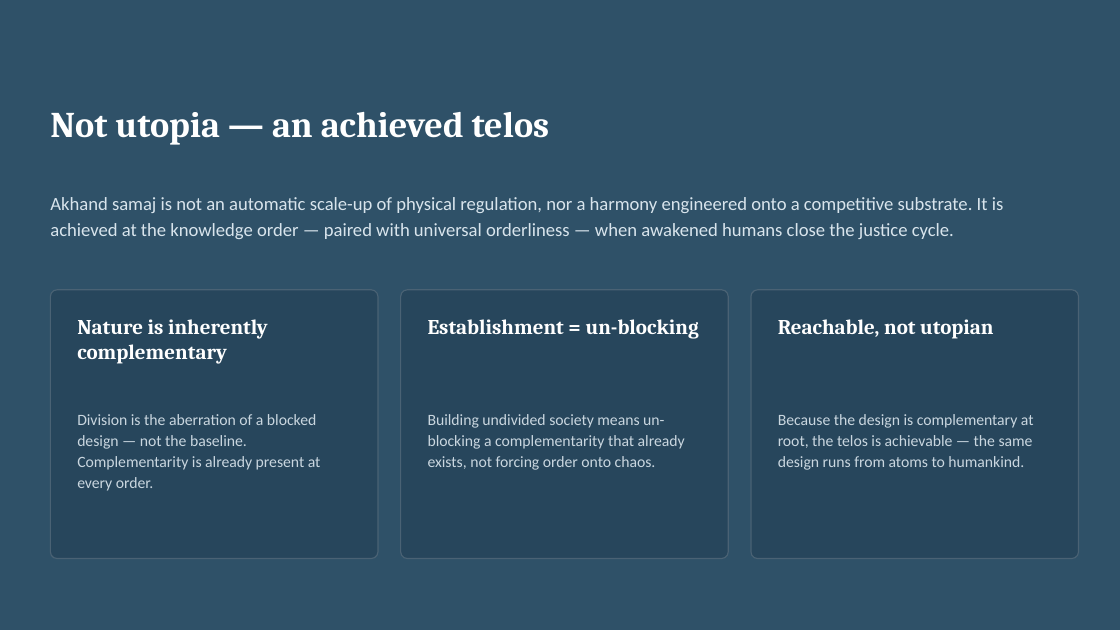
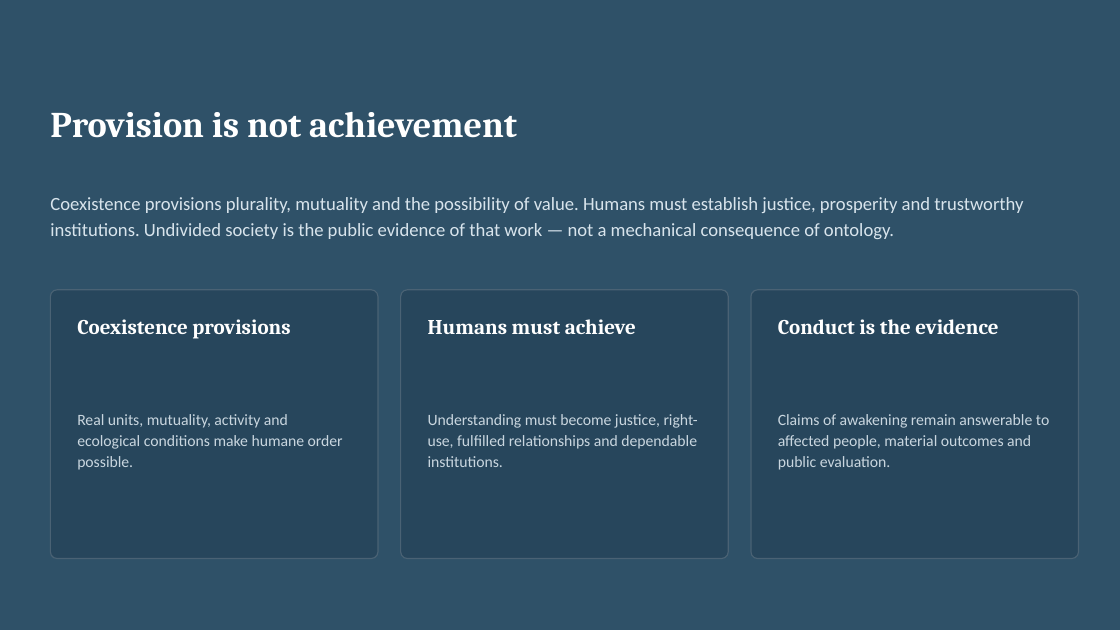
Before and after one commit to raghavamohan/AnalyticMadhyasthDarshan, a slide deck: slide 3 of Studies/How-Undivided-Society-Is-Established/How-Undivided-Society-Is-Established.pptx. Drawn at 1120x630 pixels with LibreOffice and Linux fonts; fonts in the diff are those of the drawing. Boxes give left, top, right and bottom in pixels: in the first picture for what was removed or moved away, otherwise in the second. Text is boxed around its words. In the diff, an @@ line names an element or a change of style, - is before the commit and + after.

```diff
--- a/Studies/How-Undivided-Society-Is-Established/How-Undivided-Society-Is-Established.pptx
+++ b/Studies/How-Undivided-Society-Is-Established/How-Undivided-Society-Is-Established.pptx
@@ text at [50,112,517,138]: text changed @@
-Not utopia — an achieved telos
+Provision is not achievement
@@ text at [50,197,1023,239]: text changed @@
-Akhand samaj is not an automatic scale-up of physical regulation, nor a harmony engineered onto a competitive substrate. It is achieved at the knowledge order — paired with universal orderliness — when awakened humans close the justice cycle.
+Coexistence provisions plurality, mutuality and the possibility of value. Humans must establish justice, prosperity and trustworthy institutions. Undivided society is the public evidence of that work — not a mechanical consequence of ontology.
@@ text at [77,319,290,339]: text changed @@
-Nature is inherently complementary
+Coexistence provisions
@@ text at [428,319,636,334]: text changed @@
-Establishment = un-blocking
+Humans must achieve
@@ text at [778,319,998,334]: text changed @@
-Reachable, not utopian
+Conduct is the evidence
@@ text at [77,414,343,470]: text changed @@
-Division is the aberration of a blocked design — not the baseline. Complementarity is already present at every order.
+Real units, mutuality, activity and ecological conditions make humane order possible.
@@ text at [428,414,698,467]: text changed @@
-Building undivided society means un-blocking a complementarity that already exists, not forcing order onto chaos.
+Understanding must become justice, right-use, fulfilled relationships and dependable institutions.
@@ text at [778,414,1049,470]: text changed @@
-Because the design is complementary at root, the telos is achievable — the same design runs from atoms to humankind.
+Claims of awakening remain answerable to affected people, material outcomes and public evaluation.
```
Also in this commit, not shown: 20 other slides changed, 2 slides added, 2 slides removed, 7 other files.
